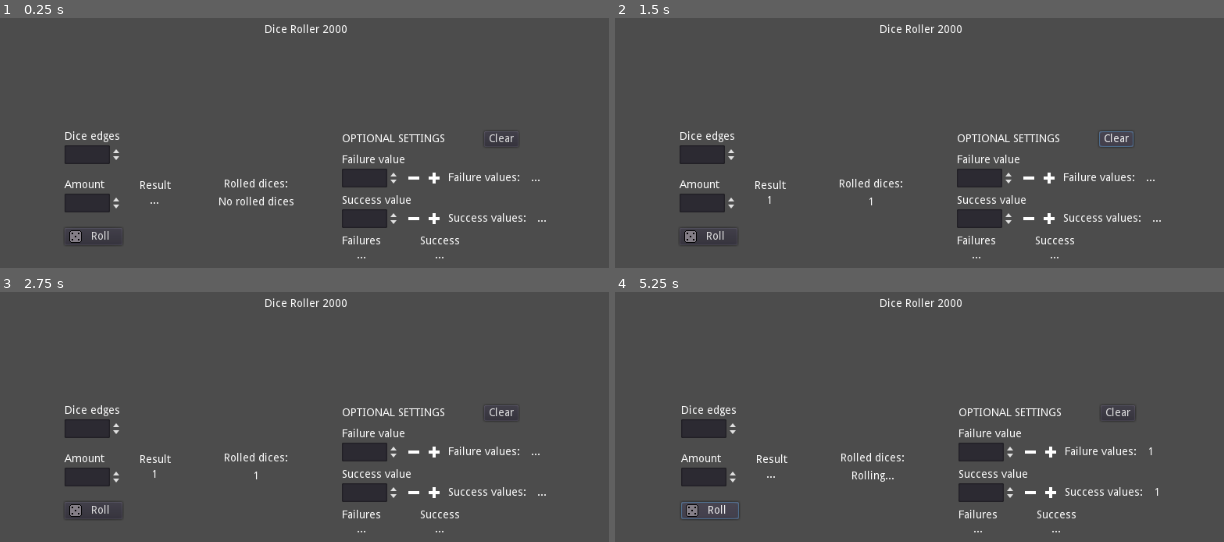
Above: before the commit, frames 1-4 (two rows, left to right).
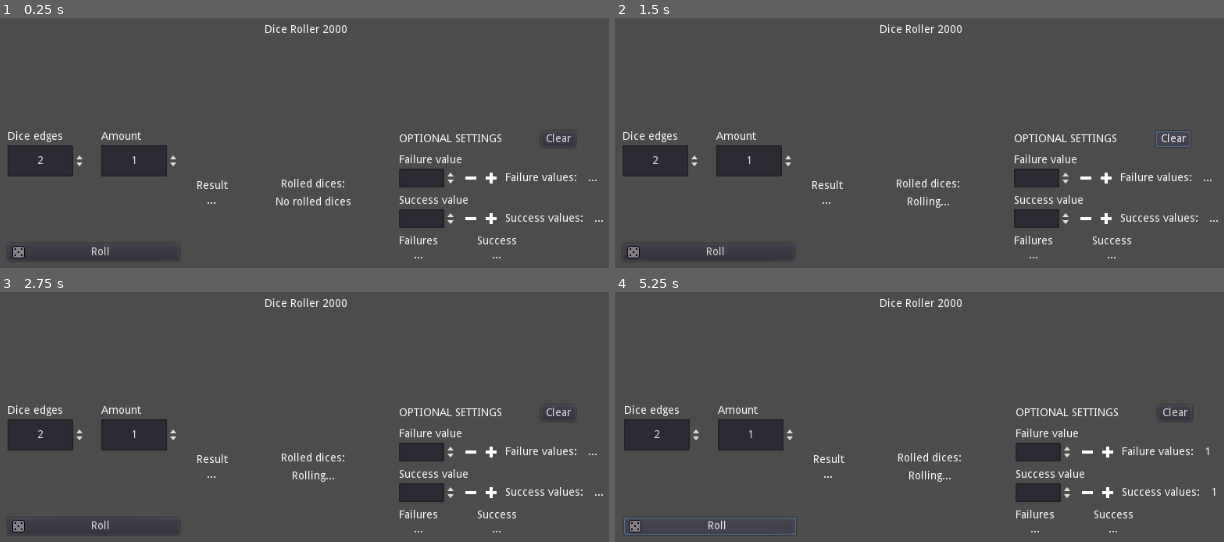
Above: after the commit, the same moments.

Repository: TheAspen/Dice_Roller_2000
Game: Godot game, scene res://Main.tscn
Same seed, same stepped clock (60 frames per second), same inputs: the game is played once before the commit and once after it.
Inputs (mouse positions are in pixels of both pictures, inside the frame that each line leads up to; where the layout moved, square brackets give the same spot in the first picture):
- Up to frame 1 (0.25 s): no input
- Up to frame 2 (1.5 s): click "Roll" at 0.5 s; click "Clear" at 1.25 s
- Up to frame 3 (2.75 s): click (468, 452) [414, 452] at 2 s
- Up to frame 4 (5.25 s): click (1108, 452) [1047, 452] at 2.75 s; click (1083, 492) [1029, 492] at 3.5 s; click (1108, 492) [1047, 492] at 4.25 s; click "Roll" at 5 s

The runs differ from the first frame. In frame 1, 9.7% of the frame differs, in the area x 1-100%, y 45-97%; in frame 2, 9.6%; in frame 3, 9.5%; in frame 4, 9.8%, in the area x 1-99%, y 45-98%.
Error after the commit: Invalid get index 'value' (on base: 'null instance'). (res://MainScript.gd:44)

Commit message:
commit

Diff:
--- a/Main.tscn
+++ b/Main.tscn
@@ -38,66 +38,77 @@
 margin_bottom = 520.0
 
 [node name="HBoxContainer" type="HBoxContainer" parent="CenterContainer"]
-margin_left = 83.0
+margin_left = 10.0
 margin_top = 137.0
-margin_right = 700.0
+margin_right = 773.0
 margin_bottom = 303.0
 custom_constants/separation = 22
 
-[node name="Options" type="VBoxContainer" parent="CenterContainer/HBoxContainer"]
-margin_right = 74.0
-margin_bottom = 166.0
+[node name="Container" type="VBoxContainer" parent="CenterContainer/HBoxContainer"]
+margin_right = 220.0
+margin_bottom = 166.0
+
+[node name="Options" type="HBoxContainer" parent="CenterContainer/HBoxContainer/Container"]
+margin_right = 220.0
+margin_bottom = 140.0
 size_flags_horizontal = 3
 size_flags_vertical = 3
 custom_constants/separation = 20
 
-[node name="DiceSettings" type="VBoxContainer" parent="CenterContainer/HBoxContainer/Options"]
-margin_right = 74.0
-margin_bottom = 42.0
-
-[node name="DiceText" type="Label" parent="CenterContainer/HBoxContainer/Options/DiceSettings"]
-margin_right = 74.0
+[node name="DiceSettings" type="VBoxContainer" parent="CenterContainer/HBoxContainer/Container/Options"]
+margin_right = 100.0
+margin_bottom = 58.0
+
+[node name="DiceText" type="Label" parent="CenterContainer/HBoxContainer/Container/Options/DiceSettings"]
+margin_right = 100.0
 margin_bottom = 14.0
 text = "Dice edges"
 valign = 1
 
-[node name="Dice" type="SpinBox" parent="CenterContainer/HBoxContainer/Options/DiceSettings"]
-margin_top = 18.0
-margin_right = 74.0
-margin_bottom = 42.0
+[node name="Dice" type="SpinBox" parent="CenterContainer/HBoxContainer/Container/Options/DiceSettings"]
+margin_top = 18.0
+margin_right = 100.0
+margin_bottom = 58.0
+rect_min_size = Vector2( 100, 40 )
+min_value = 2.0
+max_value = 1000.0
+value = 2.0
 rounded = true
-
-[node name="AmountSettings" type="VBoxContainer" parent="CenterContainer/HBoxContainer/Options"]
-margin_top = 62.0
-margin_right = 74.0
-margin_bottom = 104.0
-
-[node name="AmountText" type="Label" parent="CenterContainer/HBoxContainer/Options/AmountSettings"]
-margin_right = 74.0
+align = 1
+
+[node name="AmountSettings" type="VBoxContainer" parent="CenterContainer/HBoxContainer/Container/Options"]
+margin_left = 120.0
+margin_right = 220.0
+margin_bottom = 58.0
+
+[node name="AmountText" type="Label" parent="CenterContainer/HBoxContainer/Container/Options/AmountSettings"]
+margin_right = 100.0
 margin_bottom = 14.0
 text = "Amount"
 valign = 1
 
-[node name="Amount" type="SpinBox" parent="CenterContainer/HBoxContainer/Options/AmountSettings"]
-margin_top = 18.0
-margin_right = 74.0
-margin_bottom = 42.0
+[node name="Amount" type="SpinBox" parent="CenterContainer/HBoxContainer/Container/Options/AmountSettings"]
+margin_top = 18.0
+margin_right = 100.0
+margin_bottom = 58.0
+rect_min_size = Vector2( 100, 40 )
 min_value = 1.0
 max_value = 1000.0
 value = 1.0
 rounded = true
-
-[node name="Roll" type="Button" parent="CenterContainer/HBoxContainer/Options"]
-margin_top = 124.0
-margin_right = 74.0
-margin_bottom = 146.0
+align = 1
+
+[node name="Roll" type="Button" parent="CenterContainer/HBoxContainer/Container"]
+margin_top = 144.0
+margin_right = 220.0
+margin_bottom = 166.0
 size_flags_vertical = 0
 text = "Roll"
 icon = ExtResource( 2 )
 
 [node name="Results" type="VBoxContainer" parent="CenterContainer/HBoxContainer"]
-margin_left = 96.0
-margin_right = 136.0
+margin_left = 242.0
+margin_right = 282.0
 margin_bottom = 166.0
 size_flags_horizontal = 3
 size_flags_vertical = 3
@@ -124,8 +135,8 @@
 valign = 1
 
 [node name="RolledDicesArray" type="VBoxContainer" parent="CenterContainer/HBoxContainer"]
-margin_left = 158.0
-margin_right = 333.0
+margin_left = 304.0
+margin_right = 479.0
 margin_bottom = 166.0
 size_flags_horizontal = 3
 size_flags_vertical = 3
@@ -151,8 +162,8 @@
 autowrap = true
 
 [node name="OptionalSettings" type="VBoxContainer" parent="CenterContainer/HBoxContainer"]
-margin_left = 355.0
-margin_right = 617.0
+margin_left = 501.0
+margin_right = 763.0
 margin_bottom = 166.0
 custom_constants/separation = 10
 
@@ -327,7 +338,7 @@
 align = 1
 valign = 1
 
-[connection signal="pressed" from="CenterContainer/HBoxContainer/Options/Roll" to="." method="_on_Roll_pressed"]
+[connection signal="pressed" from="CenterContainer/HBoxContainer/Container/Roll" to="." method="_on_Roll_pressed"]
 [connection signal="pressed" from="CenterContainer/HBoxContainer/OptionalSettings/HBoxContainer/ClearOptionalValues" to="." method="_on_ClearOptionalValues_pressed"]
 [connection signal="pressed" from="CenterContainer/HBoxContainer/OptionalSettings/FailureSettings/HBoxContainer/DecreaseButtonFailure" to="." method="_on_DecreaseButtonFailure_pressed"]
 [connection signal="pressed" from="CenterContainer/HBoxContainer/OptionalSettings/FailureSettings/HBoxContainer/AddButtonFailure" to="." method="_on_AddButtonFailure_pressed"]
